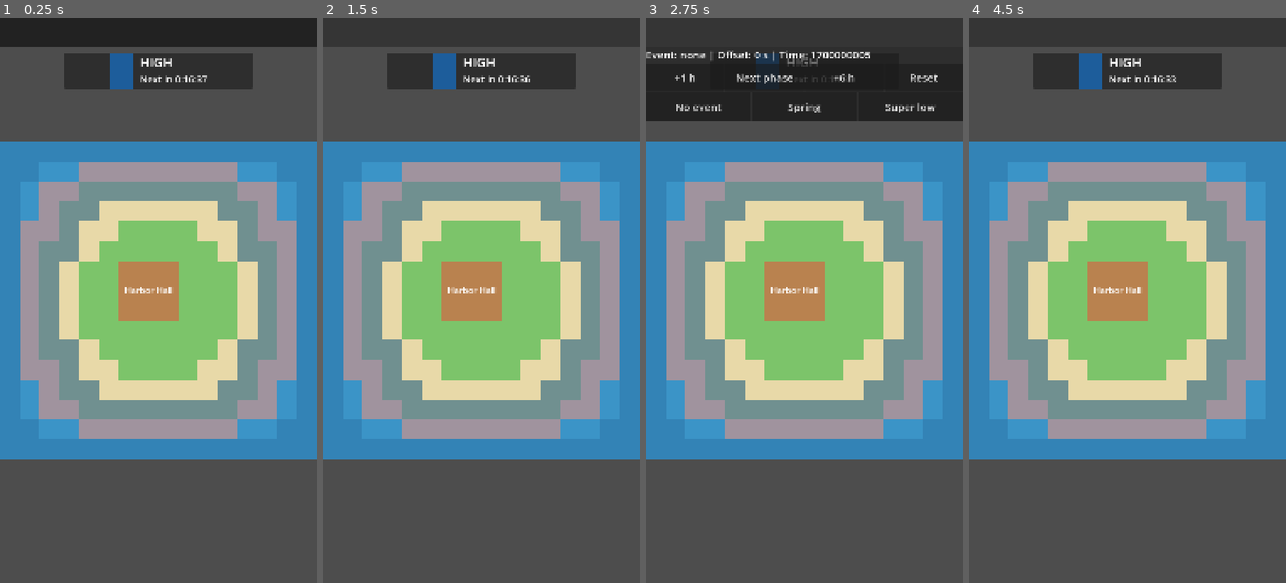
Above: before the commit, frames 1-4 (left to right).
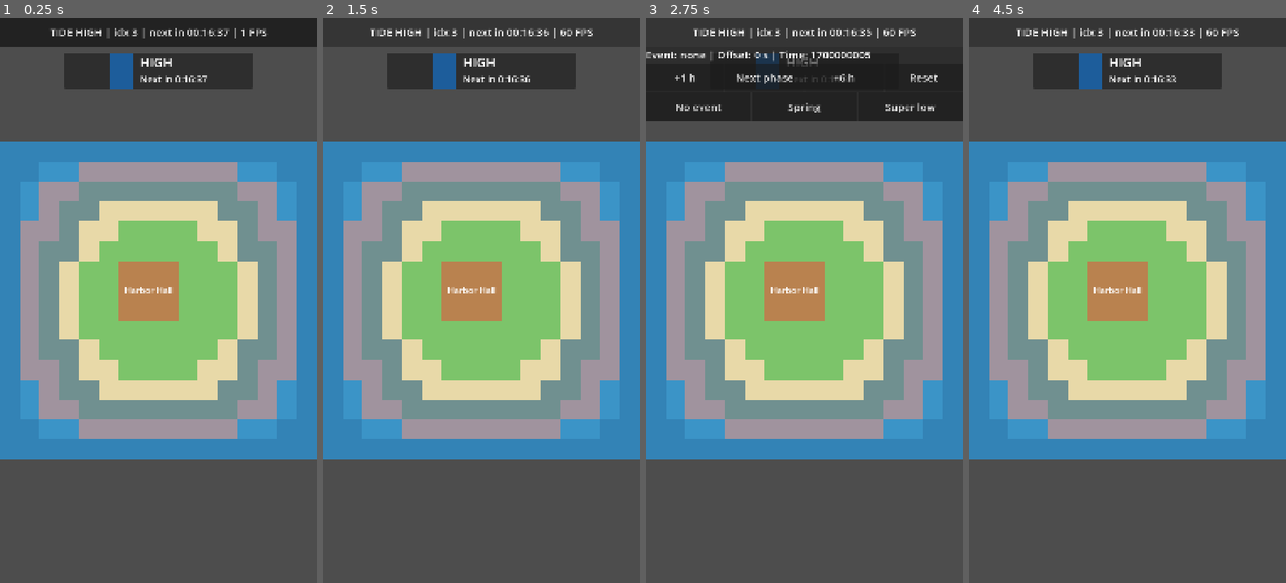
Above: after the commit, the same moments.

Repository: yashpithadiya24/tidebound
Game: Godot game, scene res://scenes/main/Main.tscn
Same seed, same stepped clock (60 frames per second), same inputs: the game is played once before the commit and once after it.
Inputs (mouse positions are in pixels of both pictures, inside the frame that each line leads up to):
- Up to frame 1 (0.25 s): no input
- Up to frame 2 (1.5 s): click (481, 29) at 0.5 s; click (481, 29) at 1.25 s
- Up to frame 3 (2.75 s): click (804, 29) at 2 s
- Up to frame 4 (4.5 s): click (1127, 29) at 2.75 s; click (1127, 29) at 3.5 s; click (1127, 29) at 4.25 s

The runs differ from the first frame. In frame 1, 0.5% of the frame differs, in the area x 16-84%, y 1-4%; in frame 2, 0.5%, in the area x 14-86%, y 1-4%; in frame 3, 0.5%; in frame 4, 0.5%.

Commit message:
FPS

Diff:
--- a/scripts/debug/DebugPanel.gd
+++ b/scripts/debug/DebugPanel.gd
@@ -118,8 +118,8 @@
 func _update_text() -> void:
 	if _header == null:
 		return
-		_header.text = "TIDE %s | idx %d | next in %s | %d FPS" % [
-			Tide.current_phase(), Tide.current_index(), _format_time(Tide.seconds_to_next()),
+	_header.text = "TIDE %s | idx %d | next in %s | %d FPS" % [
+	   	Tide.current_phase(), Tide.current_index(), _format_time(Tide.seconds_to_next()),
 			int(Engine.get_frames_per_second())
 		]
 	if _body.visible:
